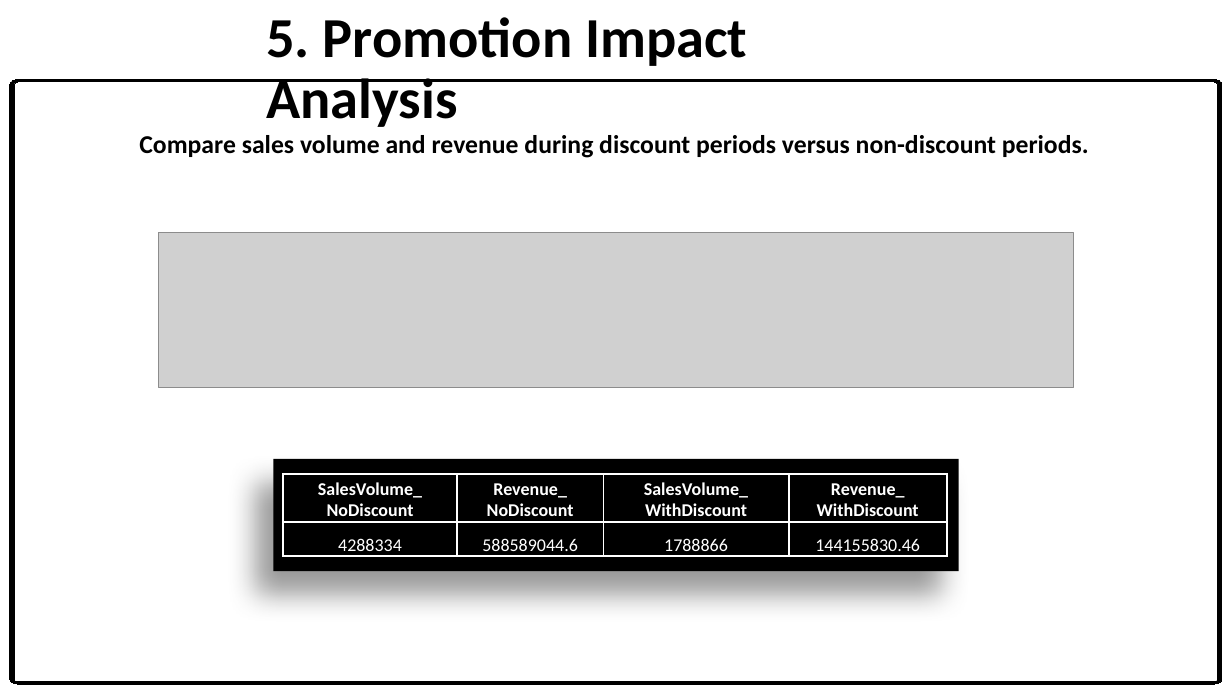
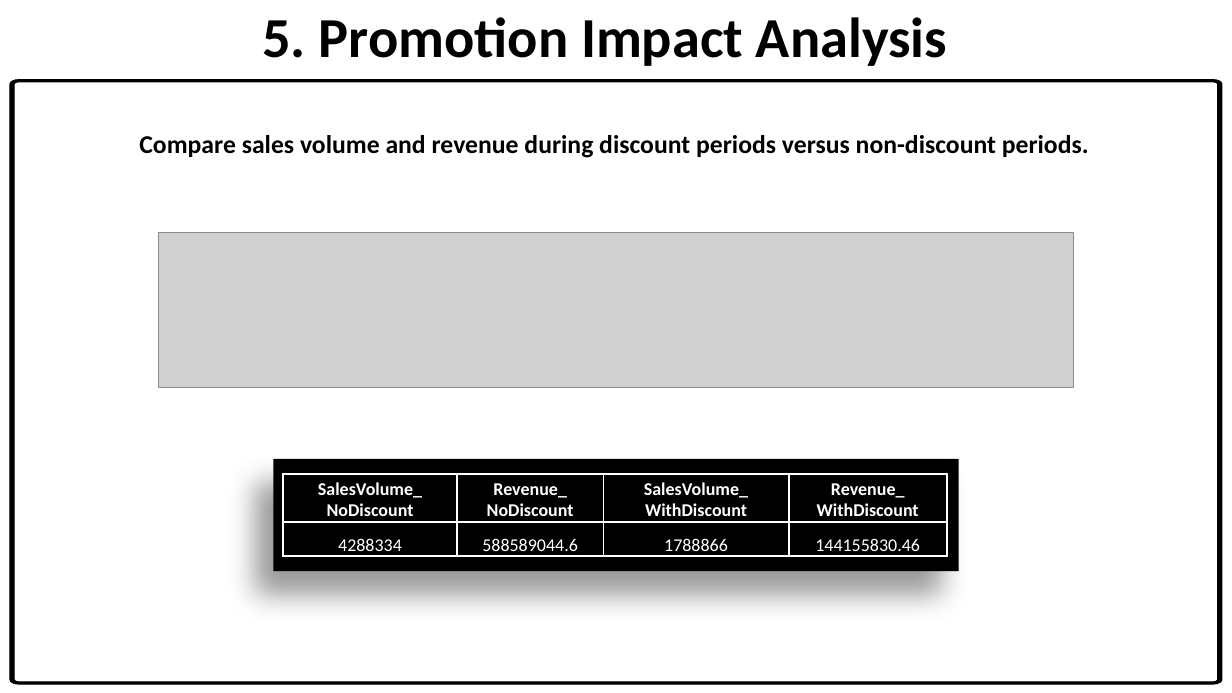
Before and after one commit to parvej1-7alam/WsCube-DAMP-ML-Capstone, a slide deck: slide 14 of Presentation/Capstone_PPT.pptx. Drawn at 1232x693 pixels with LibreOffice and Linux fonts; fonts in the diff are those of the drawing; grey boxes stand for pictures. Boxes give left, top, right and bottom in pixels: in the first picture for what was removed or moved away, otherwise in the second. Text is boxed around its words. In the diff, an @@ line names an element or a change of style, - is before the commit and + after.

```diff
--- a/Presentation/Capstone_PPT.pptx
+++ b/Presentation/Capstone_PPT.pptx
@@ text "5. Promotion Impact Analysis" rewrapped from (266,17,747,127) to (262,17,947,66) @@
```
Also in this commit, not shown: 34 other slides changed.
